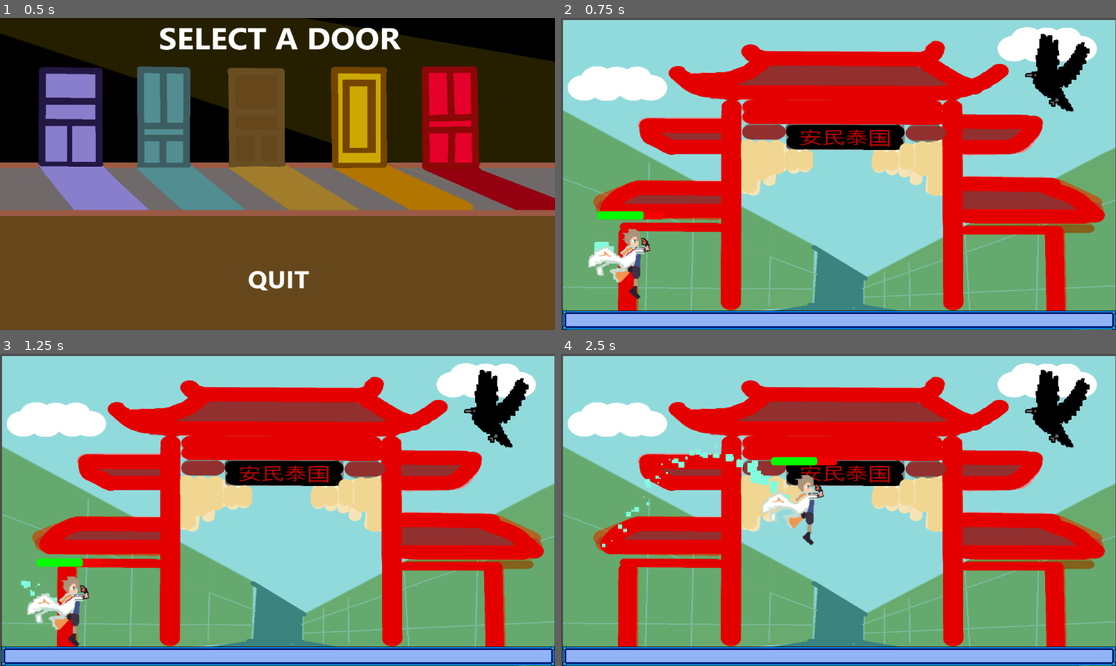
Above: before the commit, frames 1-4 (two rows, left to right).
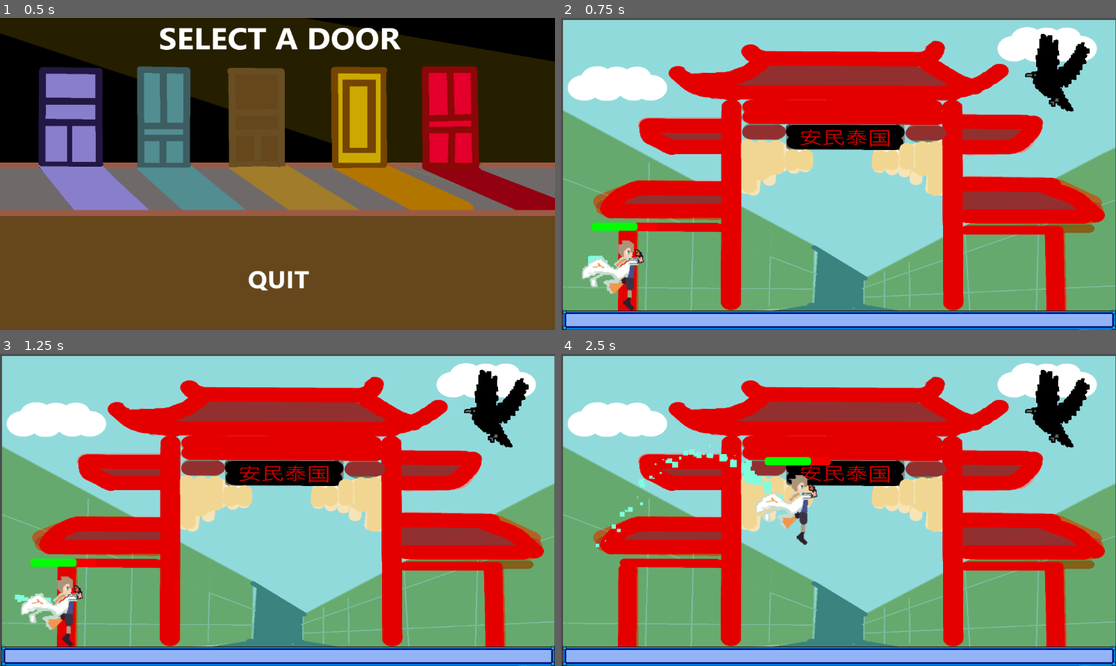
Above: after the commit, the same moments.

Repository: jwang5-dot/12-DT-Project
Game: Godot game, scene res://scene/mainmenu.tscn
The game is run twice, just before and just after one commit, with the same random seed, the same clock (stepped at 60 frames per second) and the same inputs.
Inputs (mouse positions are in pixels of both pictures, inside the frame that each line leads up to):
- Up to frame 1 (0.5 s): no input
- Up to frame 2 (0.75 s): click "PLAY" at 0.5 s
- Up to frame 3 (1.25 s): no input
- Up to frame 4 (2.5 s): tap Enter (ui_accept) at 1.25, 1.52, 2.27 s; move the mouse to (960, 494) at 1.27 s; hold Right (ui_right) from 1.28 s (still down); move the mouse to (727, 525) at 2.02 s

Frame 1 is identical in both runs. In frame 2, 1.9% of the frame differs, in the area x 3-19%, y 61-94%; in frame 3, 1.3%; in frame 4, 2.0%, in the area x 6-50%, y 29-62%.

Commit message:
moving player on the levels 2 and 4

Diff:
--- a/assessment-game/scene/Level 2.tscn
+++ b/assessment-game/scene/Level 2.tscn
@@ -27,7 +27,7 @@
 patch_margin_bottom = 16
 
 [node name="CharacterBody2D" parent="." unique_id=516776377 instance=ExtResource("3_brqh1")]
-position = Vector2(-407, 165)
+position = Vector2(-420, 194)
 
 [node name="StaticBody2D" type="StaticBody2D" parent="." unique_id=272474380]
 
--- a/assessment-game/scene/Level 4.tscn
+++ b/assessment-game/scene/Level 4.tscn
@@ -17,7 +17,7 @@
 texture = ExtResource("2_g46qk")
 
 [node name="CharacterBody2D" parent="." unique_id=516776377 instance=ExtResource("3_s4evf")]
-position = Vector2(-395, 165)
+position = Vector2(-419, 189)
 
 [node name="StaticBody2D" type="StaticBody2D" parent="." unique_id=723386610]
 position = Vector2(-423, 190)
